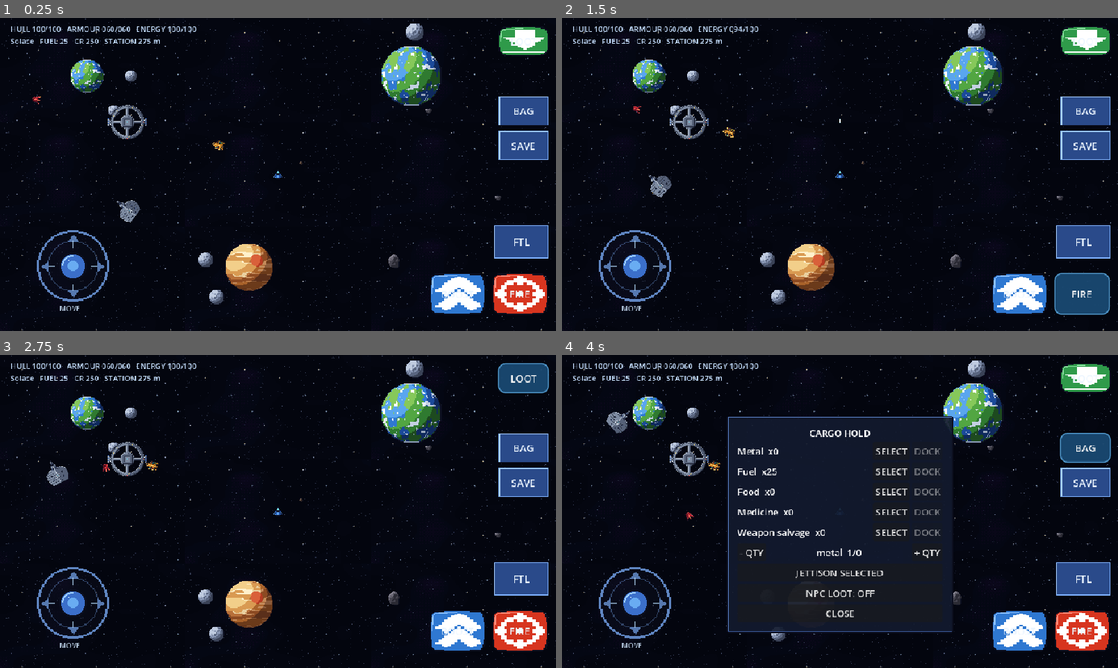
Above: before the commit, frames 1-4 (two rows, left to right).
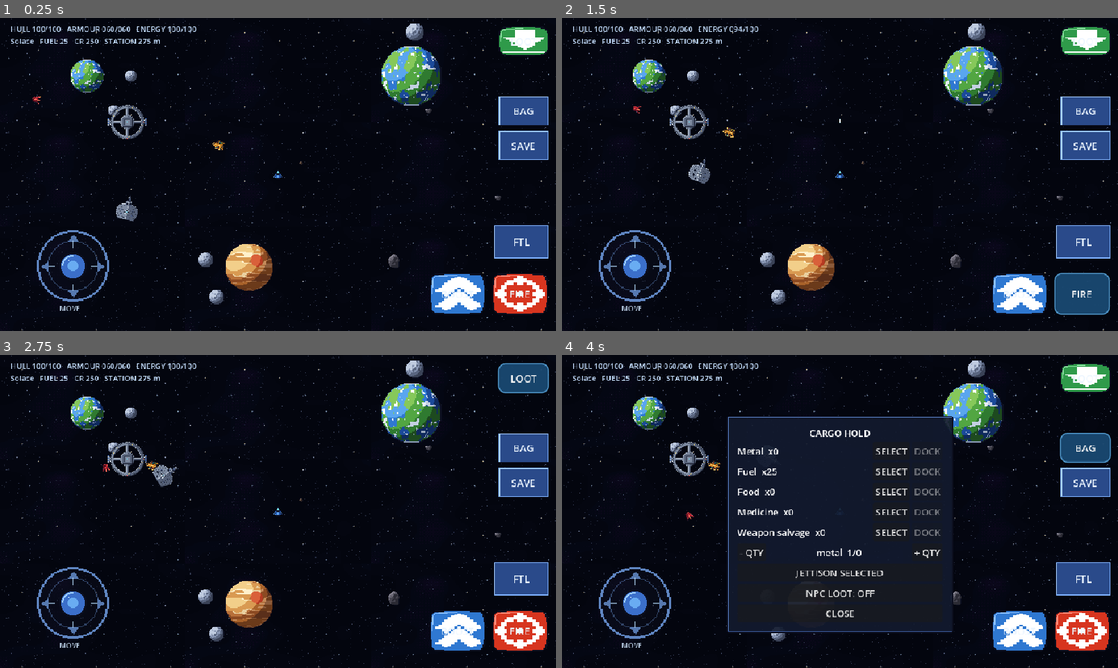
Above: after the commit, the same moments.

Repository: DARTVADER1-DROID/Star-Forge
Game: Godot game, scene res://scenes/main.tscn
Two runs of this game, one before a commit and one after it. Both use one fixed random seed, a clock stepped at 60 frames per second and the inputs below.
Inputs:
- Up to frame 1 (0.25 s): no input
- Up to frame 2 (1.5 s): click "BOOST" at 0.5 s; click "FIRE" at 1.25 s
- Up to frame 3 (2.75 s): click "LOOT" at 2 s
- Up to frame 4 (4 s): click "FTL" at 2.75 s; click "BAG" at 3.5 s

The runs differ from the first frame. In frame 1, 0.2% of the frame differs, in the area x 20-26%, y 56-66%; in frame 2, 0.4%, in the area x 15-27%, y 45-58%; in frame 3, 0.4%; in frame 4, 0.2%.

Commit message:
Correct system map pan bounds for letterboxed viewports

Diff:
--- a/scripts/ui/system_map.gd
+++ b/scripts/ui/system_map.gd
@@ -62,11 +62,14 @@
     _map_scale = minf((size.x-MAP_MARGIN.x*2.0)/MAP_WIDTH,(size.y-MAP_MARGIN.y*2.0)/MAP_HEIGHT)
     _base_map_offset = (size-Vector2(MAP_WIDTH,MAP_HEIGHT)*_map_scale)*0.5
     var content_size := Vector2(MAP_WIDTH,MAP_HEIGHT)*_map_scale*_zoom
-    var min_pan := Vector2(
-        minf(0.0,size.x-_base_map_offset.x-content_size.x),
-        minf(0.0,size.y-_base_map_offset.y-content_size.y)
-    )
-    var max_pan := Vector2(minf(0.0,-_base_map_offset.x),minf(0.0,-_base_map_offset.y))
+    var min_pan := Vector2.ZERO
+    var max_pan := Vector2.ZERO
+    if content_size.x > size.x:
+        min_pan.x = size.x-_base_map_offset.x-content_size.x
+        max_pan.x = -_base_map_offset.x
+    if content_size.y > size.y:
+        min_pan.y = size.y-_base_map_offset.y-content_size.y
+        max_pan.y = -_base_map_offset.y
     _pan_offset = Vector2(clampf(_pan_offset.x,min_pan.x,max_pan.x),clampf(_pan_offset.y,min_pan.y,max_pan.y))
     _map_offset = _base_map_offset+_pan_offset
 
